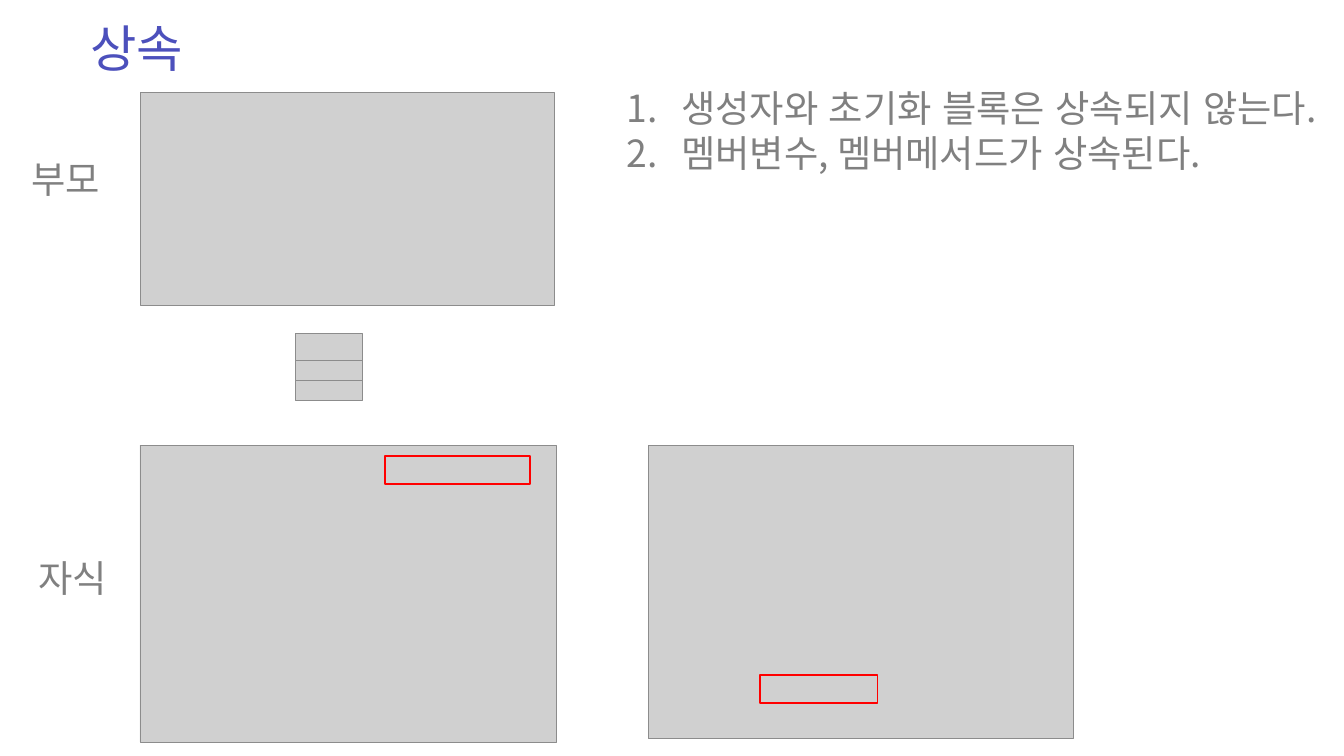
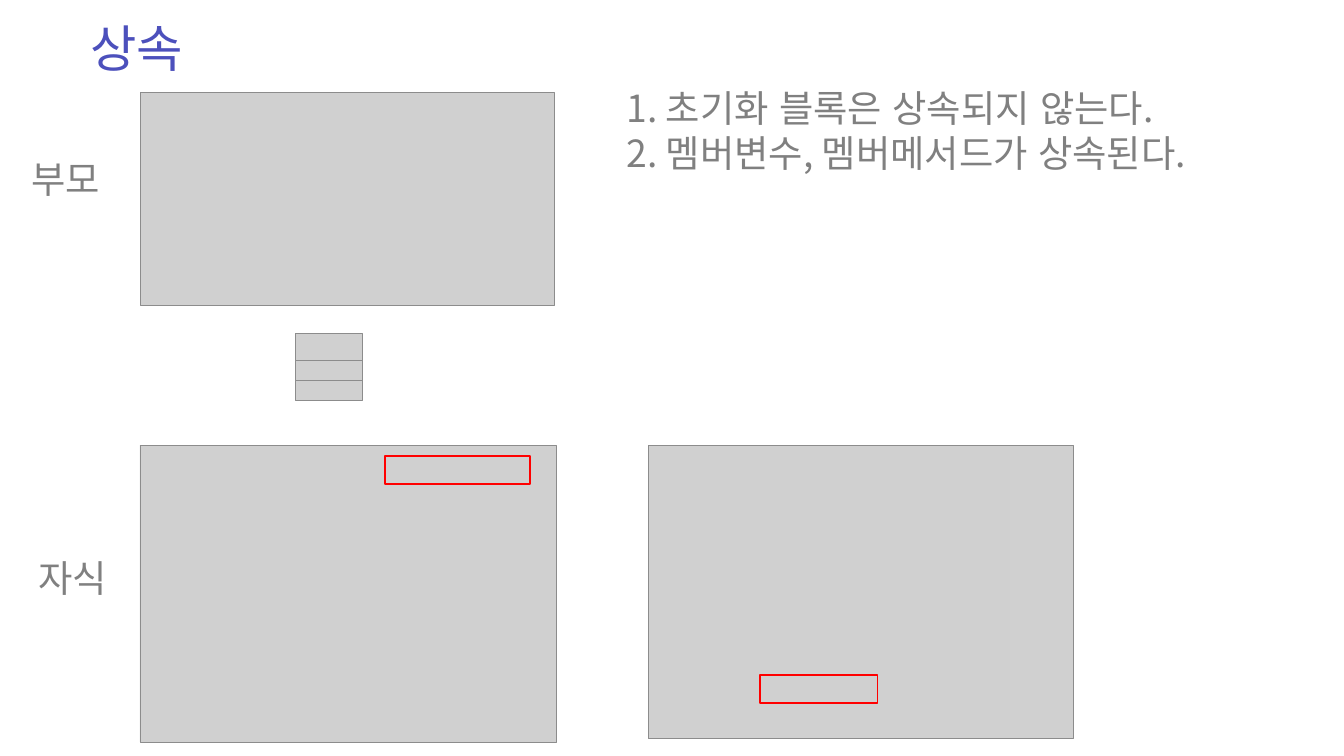
Before and after one commit to zest132/JavaLecture, a slide deck: slide 6 of JavaLecture/LectureFile/java 9강.pptx. Drawn at 1344x756 pixels with LibreOffice and Linux fonts; fonts in the diff are those of the drawing; grey boxes stand for pictures. Boxes give left, top, right and bottom in pixels: in the first picture for what was removed or moved away, otherwise in the second. Text is boxed around its words. In the diff, an @@ line names an element or a change of style, - is before the commit and + after.

```diff
--- a/JavaLecture/LectureFile/java 9강.pptx
+++ b/JavaLecture/LectureFile/java 9강.pptx
@@ text at (627, 91, 1186, 174): text changed @@
-1. 생성자와 초기화 블록은 상속되지 않는다.
-2. 멤버변수, 멤버메서드가 상속된다.
+1. 초기화 블록은 상속되지 않는다.
+2. 멤버변수, 멤버메서드가 상속된다.
```
Also in this commit, not shown: 2 other slides changed, 3 slides removed, 11 other files.
